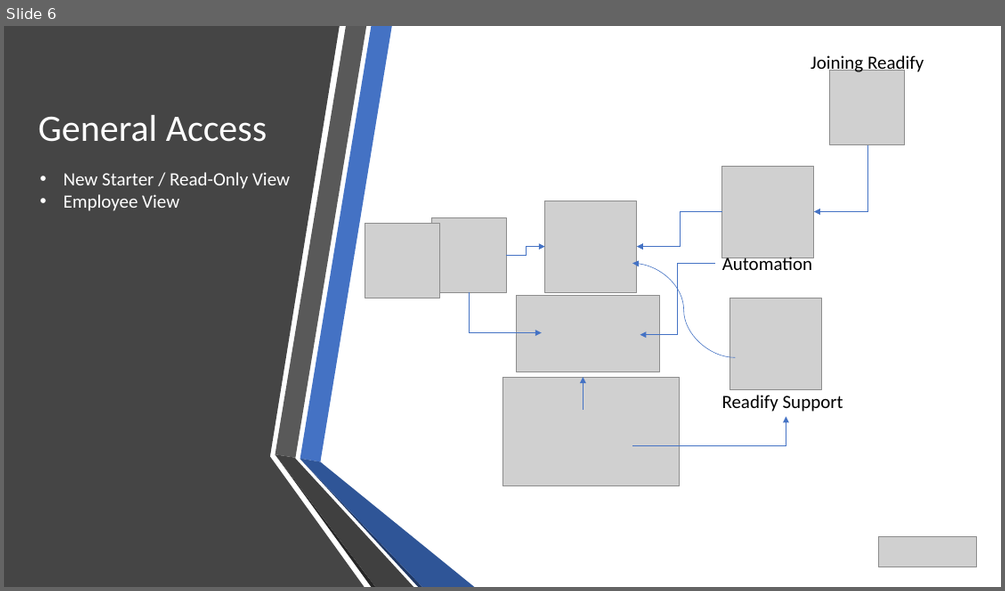
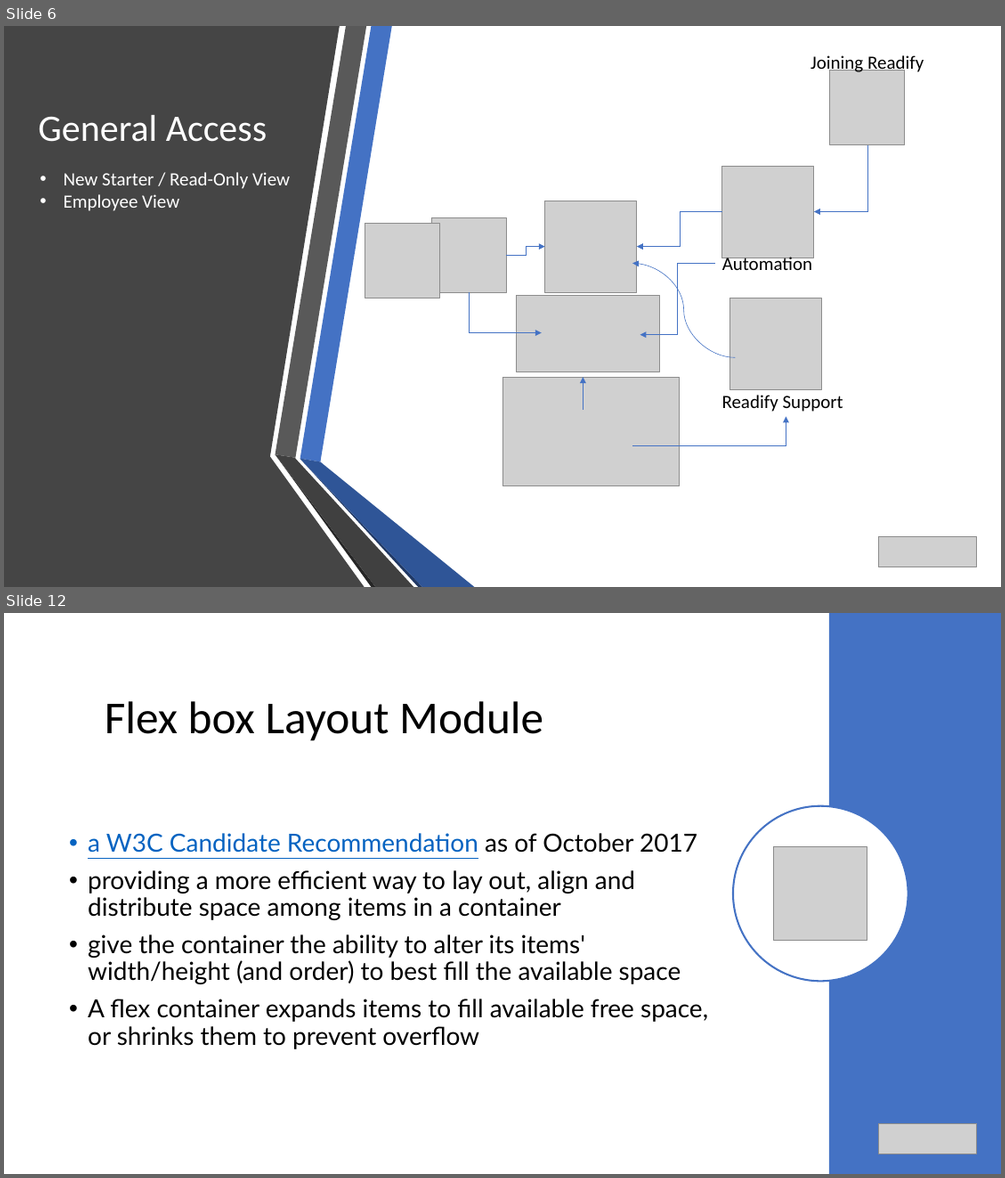
Before and after one commit to mehdikhaleghian/StudyNotes, a slide deck: OnboardEasy.pptx. Shown one above the other, each under a label of ours: slide 6 before the commit, slides 6 and 12 after it; the slides between them are not shown. The pictures are 1005x591 and 1005x1178 pixels, drawn with LibreOffice and Linux fonts; fonts in the diff are those of the drawing; grey boxes stand for pictures. Boxes give left, top, right and bottom in pixels: in the first picture for what was removed or moved away, otherwise in the second. Text is boxed around its words. In the diff, an @@ line names an element or a change of style, - is before the commit and + after.

```diff
--- a/OnboardEasy.pptx
+++ b/OnboardEasy.pptx
@@ slide 12 added at box(4, 613, 1001, 1174), background #FFFFFF @@
@@ rectangle added at box(829, 613, 1001, 1174), fill #4472C4 @@
@@ title added at box(105, 701, 543, 741), 44 pt, text #000000 @@
+Flex box Layout Module
@@ ellipse added at box(733, 806, 908, 981), fill #FFFFFF, outline #4472C4 1.75 pt @@
@@ text added at box(88, 833, 708, 1049), 24 pt, text #000000 @@
+• a W3C Candidate Recommendation as of October 2017
+• providing a more efficient way to lay out, align and distribute space among items in a container
+• give the container the ability to alter its items' width/height (and order) to best fill the available space
+• A flex container expands items to fill available free space, or shrinks them to prevent overflow
@@ picture added at box(774, 847, 867, 941) @@
@@ picture added at box(879, 1123, 977, 1153) @@
```
Also in this commit, not shown: 3 slides changed, 9 other slides added, 5 other files.
